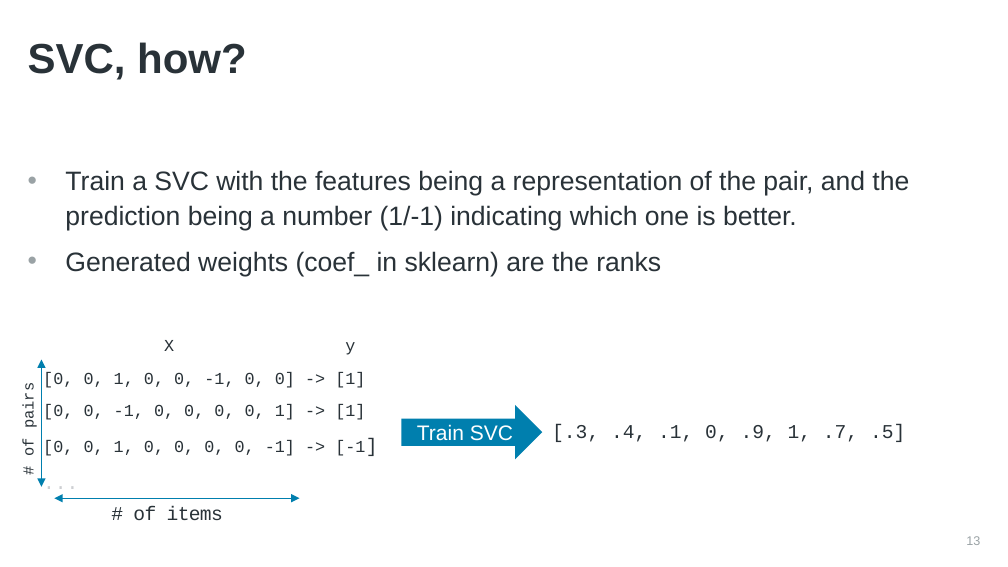
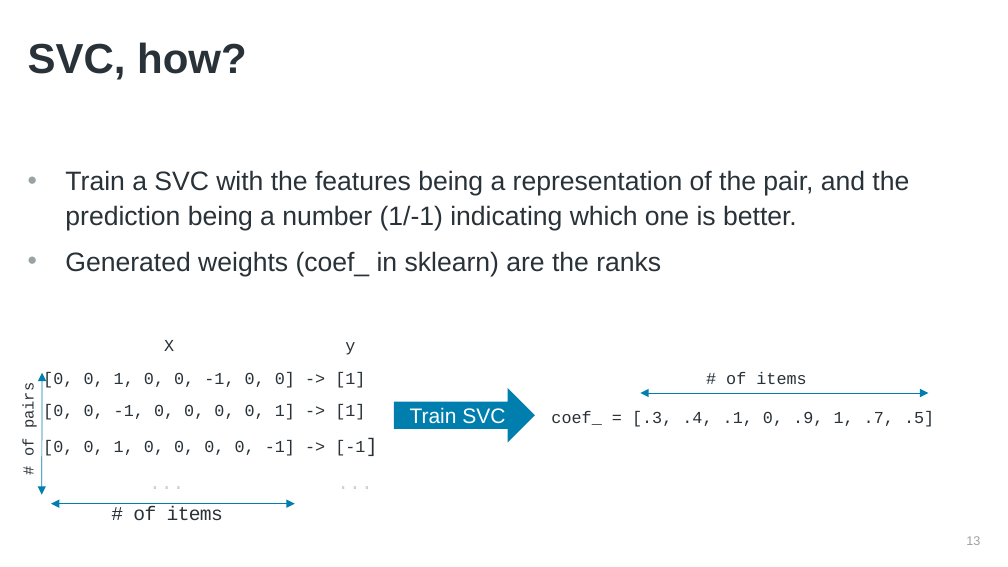
Before and after one commit to nawarhalabi/ranking-svc, a slide deck: slide 13 of presentation.pptx. Drawn at 1008x567 pixels with LibreOffice and Linux fonts; fonts in the diff are those of the drawing. Boxes give left, top, right and bottom in pixels: in the first picture for what was removed or moved away, otherwise in the second. Text is boxed around its words. In the diff, an @@ line names an element or a change of style, - is before the commit and + after.

```diff
--- a/presentation.pptx
+++ b/presentation.pptx
@@ text at (43, 170, 909, 520): text changed @@
-...
+... ...
@@ double arrow moved from (41, 487) - (41, 360) to (41, 495) - (42, 373) @@
@@ right arrow "Train SVC": place and size @@
-right arrow "Train SVC" at (401, 405, 542, 460)
+right arrow "Train SVC" at (394, 388, 535, 443)
@@ text added at (726, 372, 806, 384), 12 pt, text #293238 @@
+# of items
@@ text at (551, 411, 934, 427): text changed; size 14 to 12 pt @@
-[.3, .4, .1, 0, .9, 1, .7, .5]
+coef_ = [.3, .4, .1, 0, .9, 1, .7, .5]
@@ double arrow added from (640, 393) to (928, 393), #007FAE 0.5 pt @@
@@ double arrow moved from (54, 498) - (299, 498) to (51, 504) - (294, 504) @@
```
Also in this commit, not shown: 3 other slides changed.
